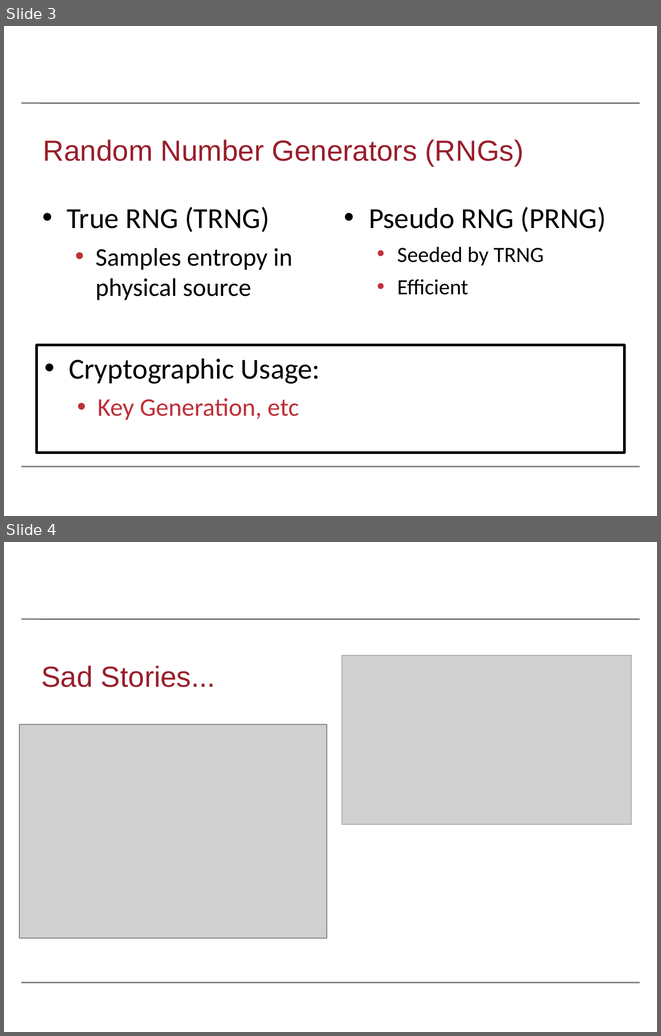
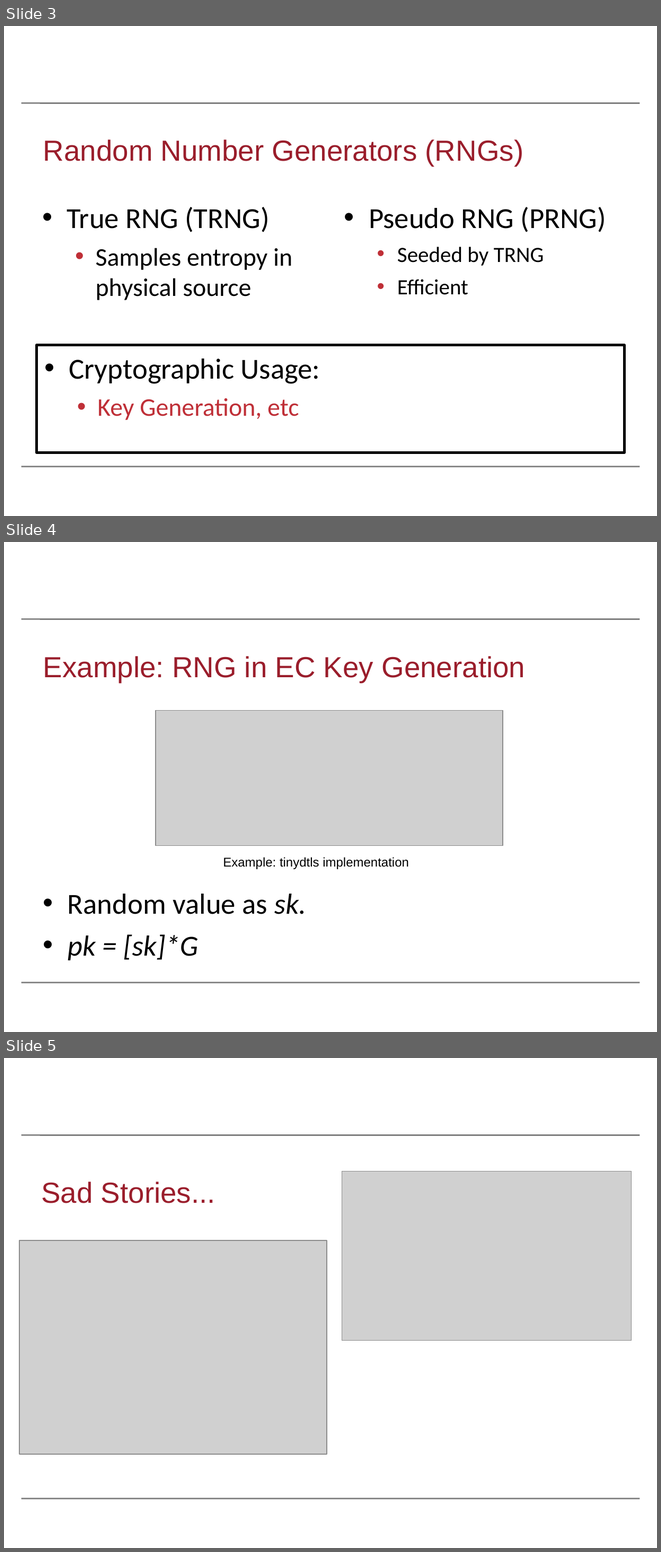
Before and after one commit to Salties/MI-Side-Channel-DTLS, a slide deck: Writings/Cryptographic_Randomness_On_A_CC2538/slides/wifs2016.odp. Shown one above the other, each under a label of ours: slides 3 and 4 before the commit, slides 3, 4 and 5 after it. The pictures are 661x1036 and 661x1552 pixels, drawn with LibreOffice and Linux fonts; fonts in the diff are those of the drawing; grey boxes stand for pictures; background and template pictures are left out. Boxes give left, top, right and bottom in pixels: in the first picture for what was removed or moved away, otherwise in the second. Text is boxed around its words. In the diff, an @@ line names an element or a change of style, - is before the commit and + after.

Commit message:
Added description of RNG in EC Key Generation.

```diff
--- a/Writings/Cryptographic_Randomness_On_A_CC2538/slides/wifs2016.odp
+++ b/Writings/Cryptographic_Randomness_On_A_CC2538/slides/wifs2016.odp
@@ slide 4 added at box(4, 542, 657, 1032), background #FFFFFF; not listed: 2 template elements that a slide beside it also shows @@
@@ title added at box(43, 656, 525, 682), 32 pt, text #9A1D2B @@
+Example: RNG in EC Key Generation
@@ picture added at box(156, 711, 503, 846) @@
@@ text added at box(223, 857, 409, 869), 14 pt, text #000000 @@
+Example: tinydtls implementation
@@ text added at box(68, 893, 306, 960), 32 pt, text #000000 @@
+• Random value as sk.
+• pk = [sk]*G
@@ what was slide 4 is now slide 5 @@
```
Also in this commit, not shown: 2 slides changed, 3 other files.
